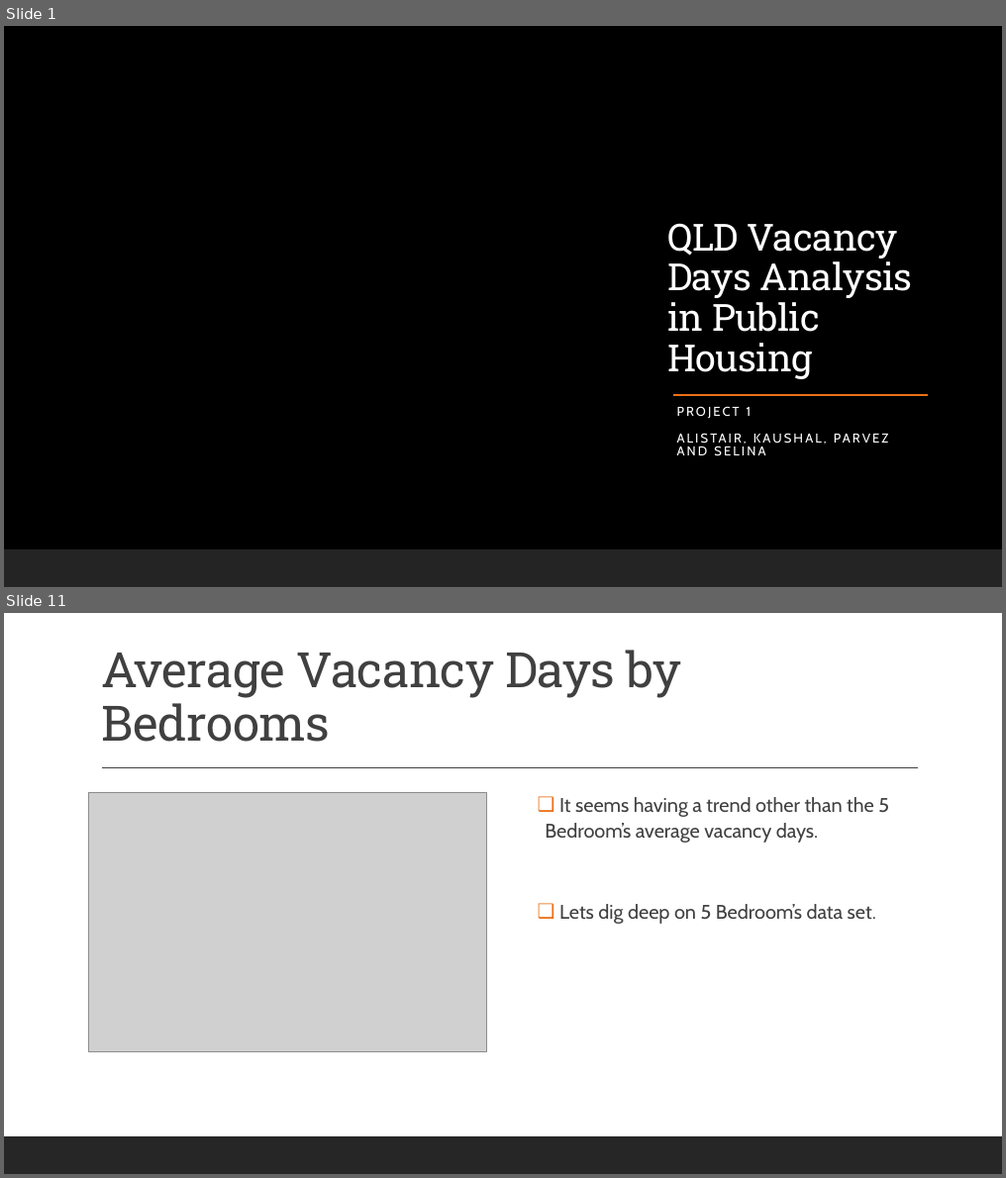
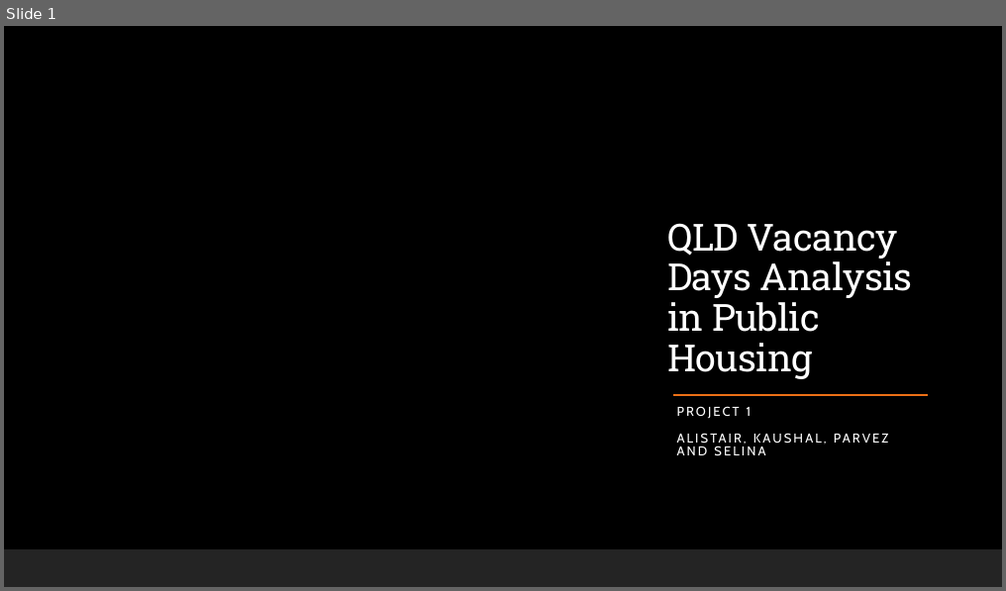
Before and after one commit to Anguyensfg/project-1, a slide deck: QLD Housing Vacancy.pptx. Shown one above the other, each under a label of ours: slides 1 and 11 before the commit, slide 1 after it; the slides between them are not shown. The pictures are 1006x1178 and 1006x591 pixels, drawn with LibreOffice and Linux fonts; fonts in the diff are those of the drawing; grey boxes stand for pictures; background and template pictures are left out. Boxes give left, top, right and bottom in pixels: in the first picture for what was removed or moved away, otherwise in the second. Text is boxed around its words. In the diff, an @@ line names an element or a change of style, - is before the commit and + after.

```diff
--- a/QLD Housing Vacancy.pptx
+++ b/QLD Housing Vacancy.pptx
@@ slide 11 removed at [4, 613, 1002, 1174], background #FFFFFF; not listed: 1 template element that a slide beside it also shows @@
@@ title removed at [101, 650, 681, 742] @@
-Average Vacancy Days by Bedrooms
@@ line removed from (102, 768) to (918, 768) @@
@@ picture removed at [88, 792, 486, 1053] @@
@@ text removed at [545, 797, 889, 924] @@
-❑ It seems having a trend other than the 5 Bedroom’s average vacancy days.
-❑ Lets dig deep on 5 Bedroom’s data set.
```
Also in this commit, not shown: 10 slides changed, 11 slides added, 8 other slides removed.
